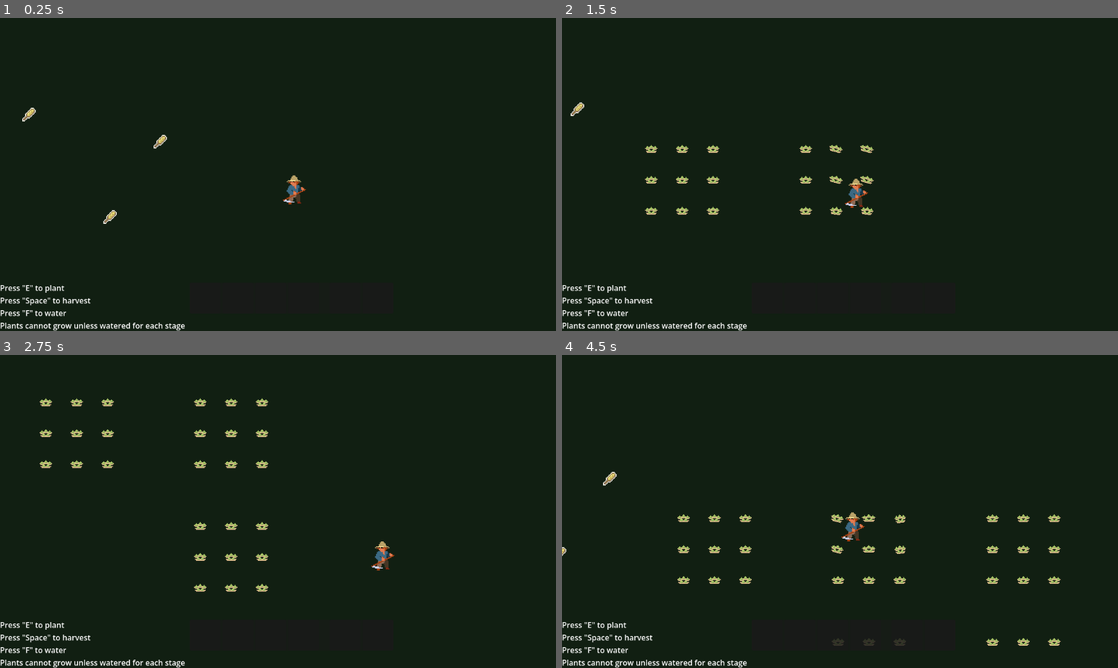
Above: before the commit, frames 1-4 (two rows, left to right).
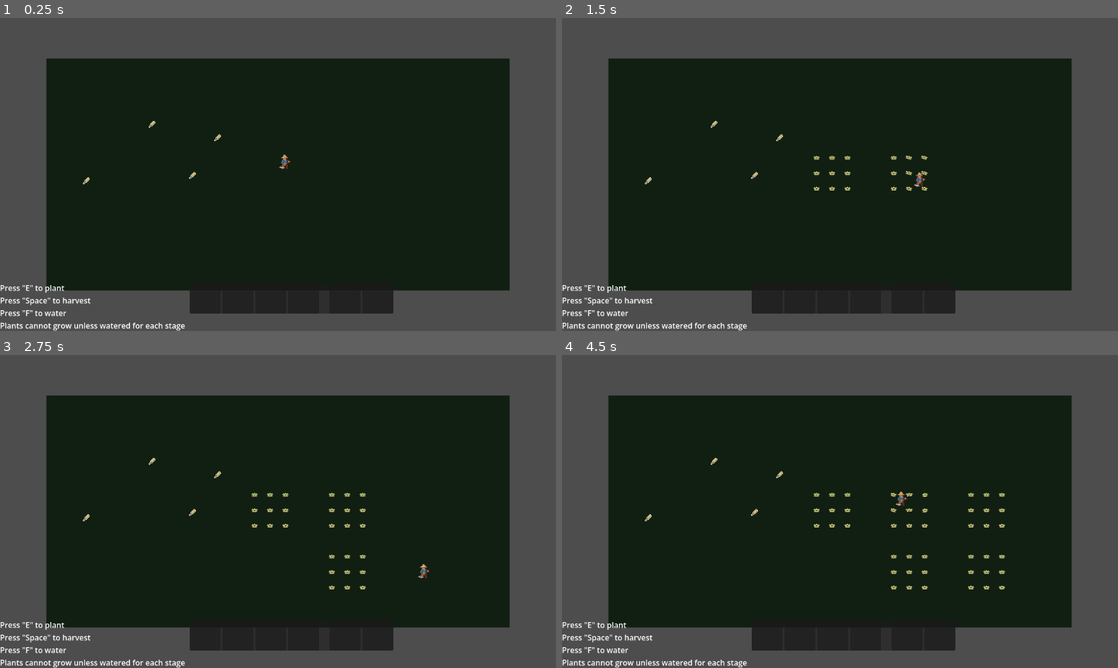
Above: after the commit, the same moments.

Repository: scumpiest/juniper-jam
Game: Godot game, scene res://scenes/main.tscn
The game is run twice, just before and just after one commit, with the same random seed, the same clock (stepped at 60 frames per second) and the same inputs.
Inputs (mouse positions are in pixels of both pictures, inside the frame that each line leads up to):
- Up to frame 1 (0.25 s): no input
- Up to frame 2 (1.5 s): tap E (plant_seeds) at 0.5, 1.25 s; move the mouse to (962, 158) at 0.52 s; hold D (move_right) 0.53-1.28 s; hold Space (harvest) 0.53-1.28 s; click (962, 158) at 0.67 s; tap Shift (spin, bound only after the commit) at 0.8, 1.35 s; move the mouse to (728, 190) at 1.27 s; hold S (move_down) from 1.28 s (still down)
- Up to frame 3 (2.75 s): tap Space (harvest) at 1.55 s; tap E (plant_seeds) at 2 s; move the mouse to (333, 442) at 2.02 s; release S (move_down) at 2.03 s; hold D (move_right) from 2.03 s (still down); hold Space (harvest) from 2.03 s (still down); tap Shift (spin, bound only after the commit) at 2.3 s
- Up to frame 4 (4.5 s): tap E (plant_seeds) at 2.75, 2.85, 3.5, 4.25 s; move the mouse to (812, 574) at 2.77 s; release D (move_right) at 2.78 s; release Space (harvest) at 2.78 s; hold W (move_up) 2.78-3.53 s; click (812, 574) at 2.92 s; tap Space (harvest) at 3.05 s; move the mouse to (1006, 558) at 3.52 s; hold 1 (slot_1) 3.53-4.28 s; hold A (move_left) from 3.53 s (still down); tap Shift (spin, bound only after the commit) at 3.8 s; move the mouse to (673, 464) at 4.27 s; tap 2 (slot_2) at 4.35 s

The runs differ from the first frame. In frame 1, 36% of the frame differs, in the area x 0-100%, y 0-100%; in frame 2, 36%; in frame 3, 37%; in frame 4, 37%.

Commit message:
feat: player spinning

Diff:
--- a/project.godot
+++ b/project.godot
@@ -86,6 +86,11 @@
 "events": [Object(InputEventKey,"resource_local_to_scene":false,"resource_name":"","device":-1,"window_id":0,"alt_press …(195 unchanged characters)…
 ]
 }
+spin={
+"deadzone": 0.2,
+"events": [Object(InputEventKey,"resource_local_to_scene":false,"resource_name":"","device":-1,"window_id":0,"alt_pressed":false,"shift_pressed":false,"ctrl_pressed":false,"meta_pressed":false,"pressed":false,"keycode":0,"physical_keycode":4194325,"key_label":0,"unicode":0,"location":0,"echo":false,"script":null)
+]
+}
 
 [layer_names]
 
--- a/scenes/UI/skilltree.tscn
+++ b/scenes/UI/skilltree.tscn
@@ -6,6 +6,7 @@
 anchors_preset = 15
 anchor_right = 1.0
 anchor_bottom = 1.0
+offset_bottom = 504.0
 grow_horizontal = 2
 grow_vertical = 2
 
@@ -21,156 +22,166 @@
 theme_override_constants/margin_right = 20
 theme_override_constants/margin_bottom = 20
 
-[node name="CenterContainer" type="CenterContainer" parent="MarginContainer" unique_id=106302068]
-layout_mode = 2
-
-[node name="TreeCanvas" type="Control" parent="MarginContainer/CenterContainer" unique_id=1982736451]
+[node name="TreeCanvas" type="Control" parent="MarginContainer" unique_id=1982736451]
 custom_minimum_size = Vector2(800, 600)
 layout_mode = 2
 
-[node name="Root" parent="MarginContainer/CenterContainer/TreeCanvas" unique_id=702462050 instance=ExtResource("1_jeeb3")]
+[node name="Hold" parent="MarginContainer/TreeCanvas" unique_id=702462050 instance=ExtResource("1_jeeb3")]
 modulate = Color(0.7, 0.7, 0.7, 1)
 layout_mode = 0
 anchors_preset = 0
 anchor_right = 0.0
 anchor_bottom = 0.0
-offset_left = 336.0
-offset_top = 268.0
-offset_right = 400.0
-offset_bottom = 332.0
+offset_left = 540.0
+offset_top = 28.0
+offset_right = 604.0
+offset_bottom = 92.0
 grow_horizontal = 1
 grow_vertical = 1
 
-[node name="Up1" parent="MarginContainer/CenterContainer/TreeCanvas" unique_id=1619036260 instance=ExtResource("1_jeeb3")]
+[node name="Seed1" parent="MarginContainer/TreeCanvas" unique_id=1544268831 instance=ExtResource("1_jeeb3")]
 modulate = Color(0.7, 0.7, 0.7, 1)
 layout_mode = 0
 anchors_preset = 0
 anchor_right = 0.0
 anchor_bottom = 0.0
-offset_left = 336.0
-offset_top = 168.0
-offset_right = 400.0
-offset_bottom = 232.0
+offset_left = 396.0
+offset_top = 124.0
+offset_right = 460.0
+offset_bottom = 188.0
 grow_horizontal = 1
 grow_vertical = 1
 
-[node name="Up2L" parent="MarginContainer/CenterContainer/TreeCanvas" unique_id=1544268831 instance=ExtResource("1_jeeb3")]
+[node name="WaterHold1" parent="MarginContainer/TreeCanvas" unique_id=1289047732 instance=ExtResource("1_jeeb3")]
 modulate = Color(0.7, 0.7, 0.7, 1)
 layout_mode = 0
 anchors_preset = 0
 anchor_right = 0.0
 anchor_bottom = 0.0
-offset_left = 266.0
-offset_top = 68.0
-offset_right = 330.0
-offset_bottom = 132.0
+offset_left = 540.0
+offset_top = 124.0
+offset_right = 604.0
+offset_bottom = 188.0
 grow_horizontal = 1
 grow_vertical = 1
 
-[node name="Up2R" parent="MarginContainer/CenterContainer/TreeCanvas" unique_id=1289047732 instance=ExtResource("1_jeeb3")]
+[node name="Product1" parent="MarginContainer/TreeCanvas" unique_id=1619036260 instance=ExtResource("1_jeeb3")]
 modulate = Color(0.7, 0.7, 0.7, 1)
 layout_mode = 0
 anchors_preset = 0
 anchor_right = 0.0
 anchor_bottom = 0.0
-offset_left = 406.0
-offset_top = 68.0
-offset_right = 470.0
-offset_bottom = 132.0
+offset_left = 684.0
+offset_top = 124.0
+offset_right = 748.0
+offset_bottom = 188.0
 grow_horizontal = 1
 grow_vertical = 1
 
-[node name="Left1" parent="MarginContainer/CenterContainer/TreeCanvas" unique_id=1392058843 instance=ExtResource("1_jeeb3")]
+[node name="Crafting" parent="MarginContainer/TreeCanvas" unique_id=1796093287 instance=ExtResource("1_jeeb3")]
 modulate = Color(0.7, 0.7, 0.7, 1)
 layout_mode = 0
 anchors_preset = 0
 anchor_right = 0.0
 anchor_bottom = 0.0
-offset_left = 236.0
-offset_top = 268.0
-offset_right = 300.0
-offset_bottom = 332.0
+offset_left = 540.0
+offset_top = 220.0
+offset_right = 604.0
+offset_bottom = 284.0
 grow_horizontal = 1
 grow_vertical = 1
 
-[node name="Left2" parent="MarginContainer/CenterContainer/TreeCanvas" unique_id=1493069954 instance=ExtResource("1_jeeb3")]
+[node name="Radius" parent="MarginContainer/TreeCanvas" unique_id=1392058843 instance=ExtResource("1_jeeb3")]
 modulate = Color(0.7, 0.7, 0.7, 1)
 layout_mode = 0
 anchors_preset = 0
 anchor_right = 0.0
 anchor_bottom = 0.0
-offset_left = 136.0
-offset_top = 268.0
-offset_right = 200.0
-offset_bottom = 332.0
+offset_left = 540.0
+offset_top = 316.0
+offset_right = 604.0
+offset_bottom = 380.0
 grow_horizontal = 1
 grow_vertical = 1
 
-[node name="Right1" parent="MarginContainer/CenterContainer/TreeCanvas" unique_id=1594071065 instance=ExtResource("1_jeeb3")]
+[node name="Seed2" parent="MarginContainer/TreeCanvas" unique_id=1297630236 instance=ExtResource("1_jeeb3")]
 modulate = Color(0.7, 0.7, 0.7, 1)
 layout_mode = 0
 anchors_preset = 0
 anchor_right = 0.0
 anchor_bottom = 0.0
-offset_left = 436.0
-offset_top = 268.0
-offset_right = 500.0
-offset_bottom = 332.0
+offset_left = 364.0
+offset_top = 220.0
+offset_right = 428.0
+offset_bottom = 284.0
 grow_horizontal = 1
 grow_vertical = 1
 
-[node name="Right2" parent="MarginContainer/CenterContainer/TreeCanvas" unique_id=1695082176 instance=ExtResource("1_jeeb3")]
+[node name="Product2" parent="MarginContainer/TreeCanvas" unique_id=695918069 instance=ExtResource("1_jeeb3")]
 modulate = Color(0.7, 0.7, 0.7, 1)
 layout_mode = 0
 anchors_preset = 0
 anchor_right = 0.0
 anchor_bottom = 0.0
-offset_left = 536.0
-offset_top = 268.0
-offset_right = 600.0
-offset_bottom = 332.0
+offset_left = 716.0
+offset_top = 220.0
+offset_right = 780.0
+offset_bottom = 284.0
 grow_horizontal = 1
 grow_vertical = 1
 
-[node name="Down1" parent="MarginContainer/CenterContainer/TreeCanvas" unique_id=1796093287 instance=ExtResource("1_jeeb3")]
+[node name="Speed" parent="MarginContainer/TreeCanvas" unique_id=1493069954 instance=ExtResource("1_jeeb3")]
 modulate = Color(0.7, 0.7, 0.7, 1)
 layout_mode = 0
 anchors_preset = 0
 anchor_right = 0.0
 anchor_bottom = 0.0
-offset_left = 336.0
-offset_top = 368.0
-offset_right = 400.0
-offset_bottom = 432.0
+offset_left = 428.0
+offset_top = 316.0
+offset_right = 492.0
+offset_bottom = 380.0
 grow_horizontal = 1
 grow_vertical = 1
 
-[node name="Down2L" parent="MarginContainer/CenterContainer/TreeCanvas" unique_id=1897104398 instance=ExtResource("1_jeeb3")]
+[node name="Duration" parent="MarginContainer/TreeCanvas" unique_id=1594071065 instance=ExtResource("1_jeeb3")]
 modulate = Color(0.7, 0.7, 0.7, 1)
 layout_mode = 0
 anchors_preset = 0
 anchor_right = 0.0
 anchor_bottom = 0.0
-offset_left = 266.0
-offset_top = 468.0
-offset_right = 330.0
-offset_bottom = 532.0
+offset_left = 652.0
+offset_top = 316.0
+offset_right = 716.0
+offset_bottom = 380.0
 grow_horizontal = 1
 grow_vertical = 1
 
-[node name="Down2R" parent="MarginContainer/CenterContainer/TreeCanvas" unique_id=1998115509 instance=ExtResource("1_jeeb3")]
+[node name="Breeding" parent="MarginContainer/TreeCanvas" unique_id=1897104398 instance=ExtResource("1_jeeb3")]
 modulate = Color(0.7, 0.7, 0.7, 1)
 layout_mode = 0
 anchors_preset = 0
 anchor_right = 0.0
 anchor_bottom = 0.0
-offset_left = 406.0
-offset_top = 468.0
-offset_right = 470.0
-offset_bottom = 532.0
+offset_left = 540.0
+offset_top = 412.0
+offset_right = 604.0
+offset_bottom = 476.0
+grow_horizontal = 1
+grow_vertical = 1
+
+[node name="Down2R" parent="MarginContainer/TreeCanvas" unique_id=1998115509 instance=ExtResource("1_jeeb3")]
+modulate = Color(0.7, 0.7, 0.7, 1)
+layout_mode = 0
+anchors_preset = 0
+anchor_right = 0.0
+anchor_bottom = 0.0
+offset_left = 626.0
+offset_top = 456.0
+offset_right = 690.0
+offset_bottom = 520.0
 grow_horizontal = 1
 grow_vertical = 1
 
 [node name="Camera2D" type="Camera2D" parent="." unique_id=181083924]
-position = Vector2(536, 307)
+position = Vector2(576, 176)
 zoom = Vector2(2, 2)
--- a/scenes/main.tscn
+++ b/scenes/main.tscn
@@ -130,8 +130,8 @@
 position = Vector2(355, 164)
 
 [node name="Camera2D" type="Camera2D" parent="." unique_id=1403863525 node_paths=PackedStringArray("target")]
+visible = false
 position = Vector2(493, 221)
-zoom = Vector2(2, 2)
 limit_left = 0
 limit_top = 0
 limit_right = 960
--- a/scenes/plant/plant.gd
+++ b/scenes/plant/plant.gd
@@ -64,6 +64,10 @@
 func water() -> void:
 	if not _is_watered:
 		_is_watered = true
+
+
+func is_ready_to_harvest() -> bool:
+	return _current_stage >= FINAL_STAGE
 
 
 func harvest() -> void:
--- a/scenes/player.gd
+++ b/scenes/player.gd
@@ -1,11 +1,24 @@
 extends CharacterBody2D
 
 @export var speed: float = 200.0
+@export var spin_acceleration: float = 400.0
+@export var max_spin_speed: float = 1000.0
+@export var spin_speed_multiplier: float = 1.5
+@export var spin_duration: float = 1.2
+@export var spin_cooldown_time: float = 2.0
+@export var rotation_reset_speed: float = 720.0
+@export var movement_acceleration: float = 400.0
+@export var movement_deceleration: float = 600.0
 
 @onready var _harvest_area: Area2D = $HarvestArea
 @onready var inventory_ui: CanvasLayer = $InventoryUI
 
-var _can_move : bool = true
+var _can_move: bool = true
+var _spin_speed: float = 0.0
+var _is_spinning: bool = false
+var _is_resetting_rotation: bool = false
+var _spin_time_left: float = 0.0
+var _cooldown_left: float = 0.0
 
 var _overlapping_crops: Array[Area2D] = []
 
@@ -16,11 +29,53 @@
 	_harvest_area.area_exited.connect(_on_crop_exited)
 
 
-func _process(_delta: float) -> void:
+func _physics_process(delta: float) -> void:
+	if _cooldown_left > 0.0:
+		_cooldown_left = max(_cooldown_left - delta, 0.0)
+
+	if _is_resetting_rotation:
+		_update_rotation_reset(delta)
+	elif _is_spinning:
+		_update_spin(delta)
+	else:
+		_update_normal_movement()
+
+	move_and_slide()
+
+
+func _update_spin(delta: float) -> void:
+	_spin_time_left -= delta
+	if _spin_time_left <= 0.0:
+		_end_spin()
+		return
+
+	_spin_speed = min(_spin_speed + spin_acceleration * delta, max_spin_speed)
+	rotation_degrees += _spin_speed * delta
+
+	var direction := Input.get_vector("move_left", "move_right", "move_up", "move_down")
+	if direction != Vector2.ZERO:
+		var target_speed := direction * speed * spin_speed_multiplier
+		velocity = velocity.move_toward(target_speed, movement_acceleration * delta)
+	else:
+		velocity = velocity.move_toward(Vector2.ZERO, movement_deceleration * delta)
+
+
+func _update_rotation_reset(delta: float) -> void:
+	var step := rotation_reset_speed * delta
+
+	if absf(rotation_degrees) <= step:
+		rotation_degrees = 0.0
+		_is_resetting_rotation = false
+	else:
+		rotation_degrees = move_toward(rotation_degrees, 0.0, step)
+
+	velocity = velocity.move_toward(Vector2.ZERO, movement_deceleration * delta)
+
+
+func _update_normal_movement() -> void:
 	var direction := Input.get_vector("move_left", "move_right", "move_up", "move_down")
 	if _can_move:
 		velocity = direction * speed
-	move_and_slide()
 
 
 func _unhandled_input(event: InputEvent) -> void:
@@ -33,6 +88,39 @@
 		inventory_ui.visible = !inventory_ui.visible
 		get_tree().paused = !get_tree().paused
 		_can_move = !_can_move
+	if _can_move and event.is_action_pressed("spin"):
+		_start_spin()
+	if _can_move and event.is_action_released("spin"):
+		_stop_spin()
+
+
+func _start_spin() -> void:
+	if _cooldown_left > 0.0 or _is_spinning or _is_resetting_rotation:
+		return
+
+	_is_spinning = true
+	_spin_speed = 0.0
+	_spin_time_left = spin_duration
+
+
+func _stop_spin() -> void:
+	if _is_spinning:
+		_end_spin()
+
+
+func _end_spin() -> void:
+	_is_spinning = false
+	_spin_speed = 0.0
+	_cooldown_left = spin_cooldown_time
+	_start_rotation_reset()
+
+
+func _start_rotation_reset() -> void:
+	if absf(rotation_degrees) < 0.5:
+		rotation_degrees = 0.0
+		return
+	_is_resetting_rotation = true
+
 
 func _try_water() -> void:
 	for area in _harvest_area.get_overlapping_areas():
@@ -42,13 +130,16 @@
 
 func _try_harvest() -> void:
 	for area in _harvest_area.get_overlapping_areas():
-		if area.is_in_group("crops") and area.has_method("harvest") and area._current_stage >= area.FINAL_STAGE:
+		if (
+			area.is_in_group("crops")
+			and area.has_method("is_ready_to_harvest")
+			and area.is_ready_to_harvest()
+		):
 			area.harvest()
 
 
 func _on_crop_entered(area: Area2D) -> void:
 	if area.is_in_group("crops"):
-		#print("Crop entered: ", area.name, " - ", _overlapping_crops.size())
 		area.sway_animation()
 		_overlapping_crops.append(area)
 
--- a/scenes/player.tscn
+++ b/scenes/player.tscn
@@ -59,6 +59,8 @@
 process_mode = 3
 collision_mask = 2
 script = ExtResource("1_g2els")
+spin_duration = 10.0
+rotation_reset_speed = 360.0
 
 [node name="TileMapLayer" type="TileMapLayer" parent="." unique_id=930348045]
 tile_map_data = PackedByteArray(0, 0, 0, 0, 0, 0, 0, 0, 1, 0, 5, 0, 0, 0)
